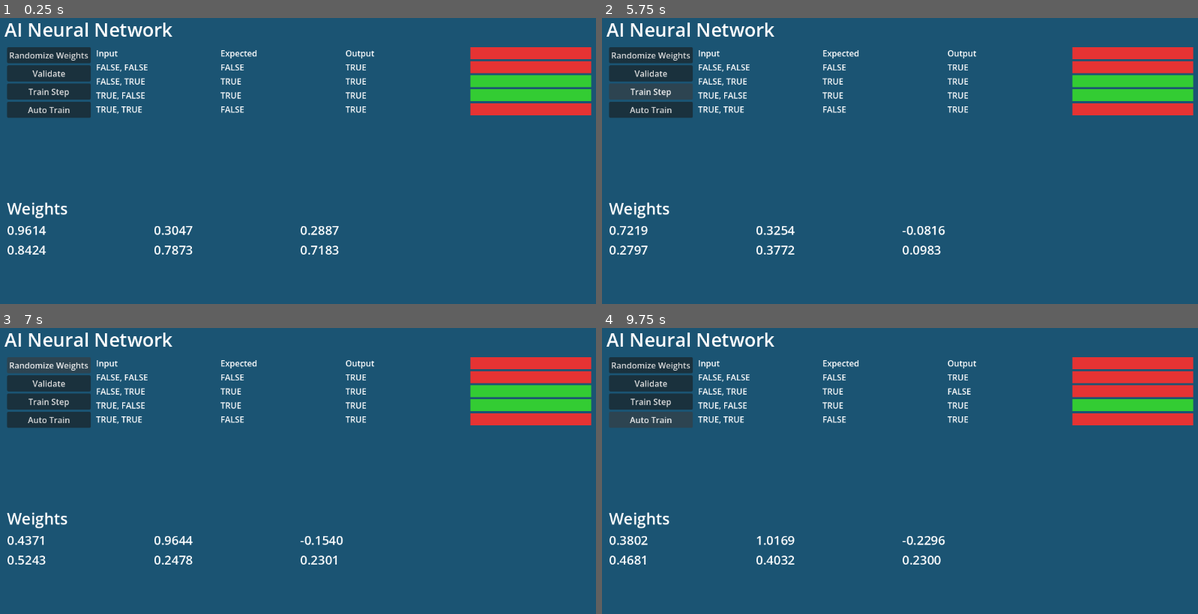
Above: before the commit, frames 1-4 (two rows, left to right).
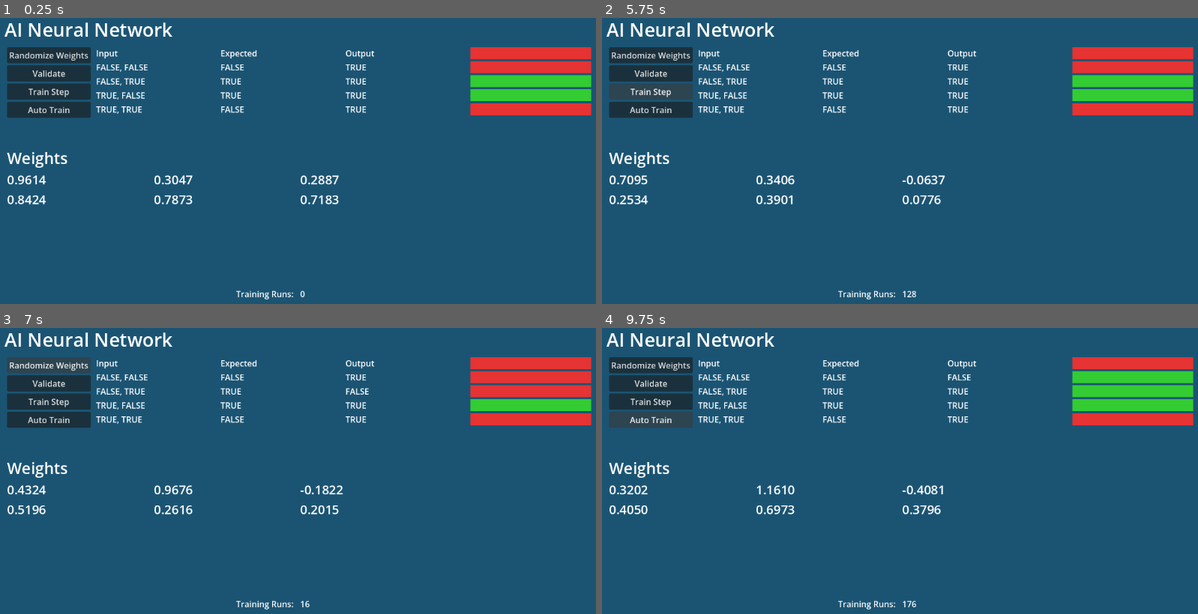
Above: after the commit, the same moments.

Repository: Discordanian/ai-lab-demo
Game: Godot game, scene res://main.tscn
Same seed, same stepped clock (60 frames per second), same inputs: the game is played once before the commit and once after it.
Inputs:
- Up to frame 1 (0.25 s): no input
- Up to frame 2 (5.75 s): click "Randomize Weights" at 0.5 s; click "Train Step" at 1.25 s; click "Validate" at 2 s; click "Auto Train" at 2.75 s; click "Randomize Weights" at 3.5 s; click "Validate" at 4.25 s; click "Train Step" at 5 s
- Up to frame 3 (7 s): click "Auto Train" at 5.75 s; click "Randomize Weights" at 6.5 s
- Up to frame 4 (9.75 s): click "Validate" at 7.25 s; click "Train Step" at 8 s; click "Auto Train" at 8.75 s

The runs differ from the first frame. In frame 1, 1.9% of the frame differs, in the area x 1-57%, y 46-99%; in frame 2, 1.9%; in frame 3, 2.9%; in frame 4, 3.9%, in the area x 1-100%, y 14-99%.

Commit message:
Total Run

Diff:
--- a/godot/main.gd
+++ b/godot/main.gd
@@ -20,11 +20,12 @@
 @onready var color_rect_false_true: ColorRect = $MarginContainer/VBoxContainer/Controls_Results/HBoxContainer/Results/FalseTrue/ColorRect
 @onready var color_rect_true_false: ColorRect = $MarginContainer/VBoxContainer/Controls_Results/HBoxContainer/Results/TrueFalse/ColorRect
 @onready var color_rect_true_true: ColorRect = $MarginContainer/VBoxContainer/Controls_Results/HBoxContainer/Results/TrueTrue/ColorRect
+@onready var total_runs_label: Label = $MarginContainer/VBoxContainer/MarginContainer/HBoxContainer/TotalRuns
 
 const COLOR_GREEN := Color(0.2, 0.8, 0.2, 1.0)
 const COLOR_RED := Color(0.9, 0.2, 0.2, 1.0)
 
-@export var epochs: int = 2
+@export var epochs: int = 4
 @export var tick_interval: float = 0.3
 
 var _auto_train_timer: Timer
@@ -34,6 +35,7 @@
 func _ready() -> void:
 	nn = NeuralNetwork.new(2, 2, 1)
 	_update_weight_labels()
+	_update_total_runs_label()
 	randomize_button.pressed.connect(_on_randomize_weights_pressed)
 	validate_button.pressed.connect(_on_validate_pressed)
 	step_train_button.pressed.connect(_on_step_train_pressed)
@@ -48,6 +50,7 @@
 func _on_randomize_weights_pressed() -> void:
 	nn = NeuralNetwork.new(2, 2, 1)
 	_update_weight_labels()
+	_update_total_runs_label()
 
 
 func _on_step_train_pressed() -> void:
@@ -57,6 +60,7 @@
 		for i in range(4):
 			nn.train(inputs, targets)
 	_update_weight_labels()
+	_update_total_runs_label()
 	_on_validate_pressed()
 
 
@@ -84,6 +88,10 @@
 	color_rect_headers.color = COLOR_GREEN if all_match else COLOR_RED
 
 
+func _update_total_runs_label() -> void:
+	total_runs_label.text = str(nn.get_training_runs())
+
+
 func _on_auto_train_pressed() -> void:
 	_auto_train_timer.wait_time = tick_interval
 	_auto_train_timer.start()
@@ -100,6 +108,7 @@
 	)
 	if all_pass:
 		_auto_train_timer.stop()
+		print("Total training runs: ", nn.get_training_runs())
 
 
 func _update_weight_labels() -> void:
--- a/godot/main.tscn
+++ b/godot/main.tscn
@@ -266,3 +266,25 @@
 theme_override_fonts/font = SubResource("SystemFont_ig7tw")
 theme_override_font_sizes/font_size = 24
 text = "w2"
+
+[node name="MarginContainer" type="MarginContainer" parent="MarginContainer/VBoxContainer" unique_id=1703957207]
+layout_mode = 2
+size_flags_vertical = 3
+theme_override_constants/margin_left = 30
+theme_override_constants/margin_top = 30
+theme_override_constants/margin_right = 30
+theme_override_constants/margin_bottom = 30
+
+[node name="HBoxContainer" type="HBoxContainer" parent="MarginContainer/VBoxContainer/MarginContainer" unique_id=1374071484]
+layout_mode = 2
+
+[node name="Label" type="Label" parent="MarginContainer/VBoxContainer/MarginContainer/HBoxContainer" unique_id=1668036318]
+layout_mode = 2
+size_flags_horizontal = 3
+text = "Training Runs:  "
+horizontal_alignment = 2
+
+[node name="TotalRuns" type="Label" parent="MarginContainer/VBoxContainer/MarginContainer/HBoxContainer" unique_id=1916318661]
+layout_mode = 2
+size_flags_horizontal = 3
+text = "0"
--- a/godot/neural_network.gd
+++ b/godot/neural_network.gd
@@ -1,12 +1,10 @@
 class_name NeuralNetwork
 extends RefCounted
-
-## A feedforward neural network with one hidden layer, matching nn.py behavior.
-## Uses sigmoid activation and trains via backpropagation (gradient descent).
 
 # Weight matrices: input_size x hidden_size, hidden_size x output_size
 var weights_input_hidden: Array = []  # Array of Array (2D)
 var weights_hidden_output: Array = []
+var training_runs: int = 0
 
 
 func _init(input_size: int, hidden_size: int, output_size: int) -> void:
@@ -14,9 +12,10 @@
 	weights_input_hidden = _rand_matrix(input_size, hidden_size)
 	# weights_hidden_output: [hidden_size][output_size]
 	weights_hidden_output = _rand_matrix(hidden_size, output_size)
+	training_runs = 0
 
 
-# --- Activation ---
+# Maps floating point values to a value between 0 and 1.
 static func _sigmoid(x: float) -> float:
 	return 1.0 / (1.0 + exp(-x))
 
@@ -107,7 +106,6 @@
 	return out
 
 
-# --- Public API ---
 
 ## Forward pass: inputs 2D array [samples][input_size], returns [samples][output_size].
 func forward(inputs: Array) -> Array:
@@ -125,9 +123,15 @@
 		"hidden_output": weights_hidden_output
 	}
 
+func get_training_runs() -> int:
+	return training_runs
+
+func reset_training_runs() -> void:
+	training_runs = 0
 
 ## Train via backpropagation for a single pass. inputs/targets are 2D arrays.
 func train(inputs: Array, targets: Array) -> void:
+	training_runs += 1
 	var hidden_input: Array = _matmul(inputs, weights_input_hidden)
 	var hidden_output: Array = _sigmoid_matrix(hidden_input)
 	var output_input: Array = _matmul(hidden_output, weights_hidden_output)
--- a/godot/project.godot
+++ b/godot/project.godot
@@ -18,7 +18,6 @@
 [display]
 
 window/stretch/mode="viewport"
-window/stretch/scale_mode="integer"
 
 [physics]
 
